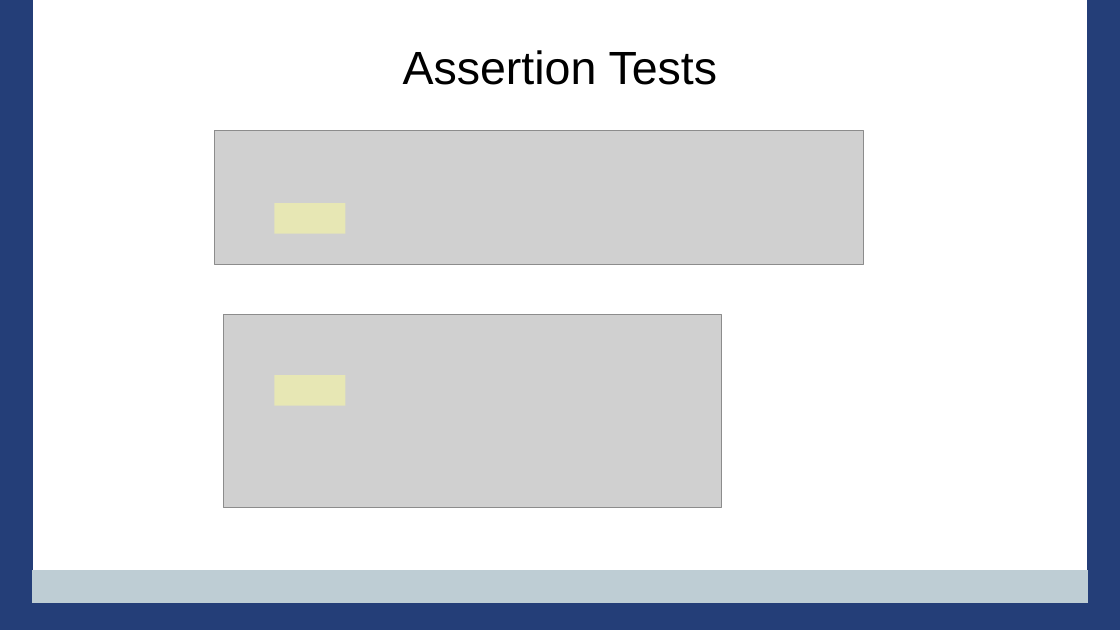
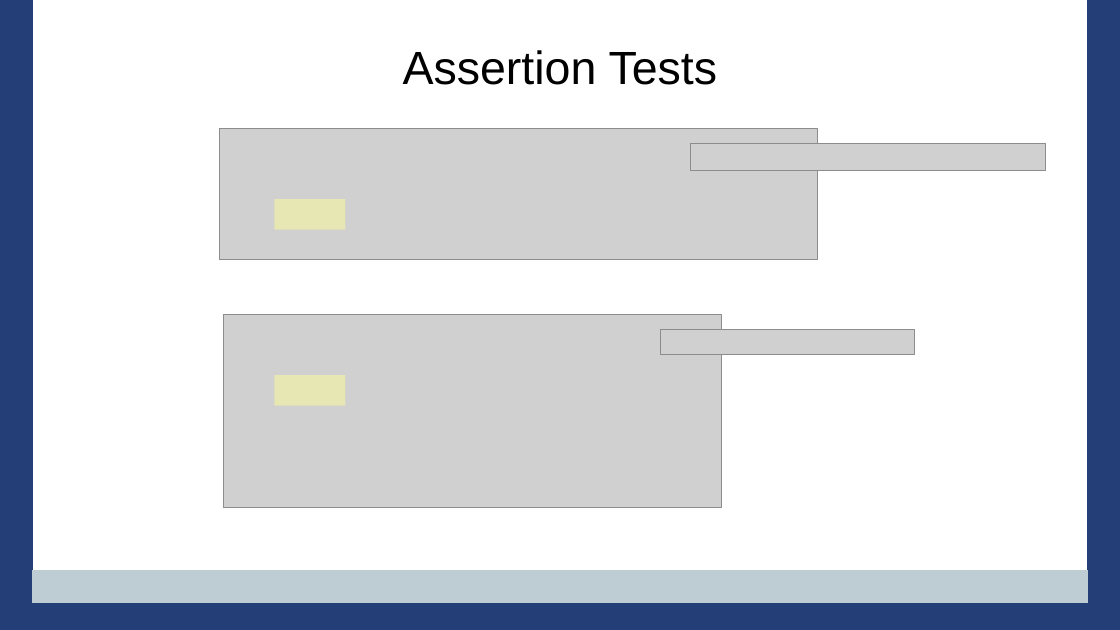
Before and after one commit to PennState/junit5-presentation, a slide deck: slide 22 of src/site/presentation/Junit5_Presentation_JavaOne_2016.odp (slide 23 before the commit). Drawn at 1120x630 pixels with LibreOffice and Linux fonts; fonts in the diff are those of the drawing; grey boxes stand for pictures; background and template pictures are left out. Boxes give left, top, right and bottom in pixels: in the first picture for what was removed or moved away, otherwise in the second. Text is boxed around its words. In the diff, an @@ line names an element or a change of style, - is before the commit and + after.

```diff
--- a/src/site/presentation/Junit5_Presentation_JavaOne_2016.odp
+++ b/src/site/presentation/Junit5_Presentation_JavaOne_2016.odp
@@ picture: place and size @@
-picture at bbox=[214, 130, 864, 264]
+picture at bbox=[220, 129, 818, 260]
@@ picture added at bbox=[691, 143, 1046, 171] @@
@@ rectangle: place and size @@
-rectangle at bbox=[274, 203, 346, 234]
+rectangle at bbox=[274, 199, 346, 230]
@@ picture added at bbox=[661, 329, 915, 355] @@
```
Also in this commit, not shown: 10 other slides changed, 1 other file.
